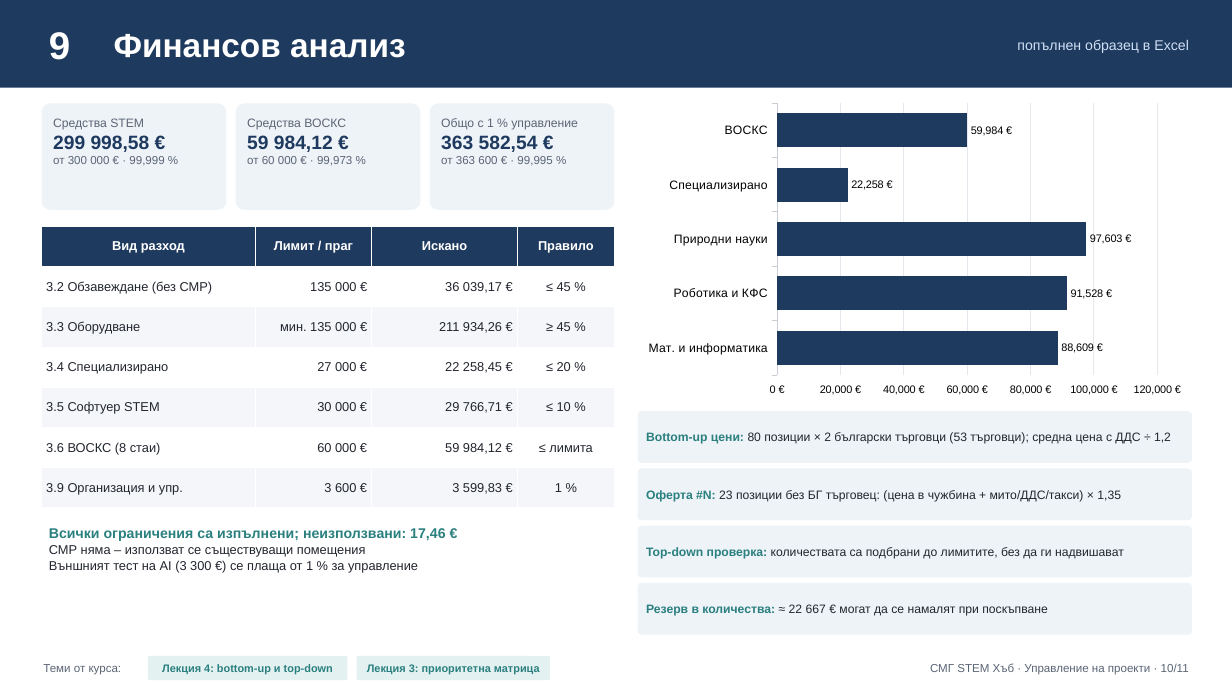
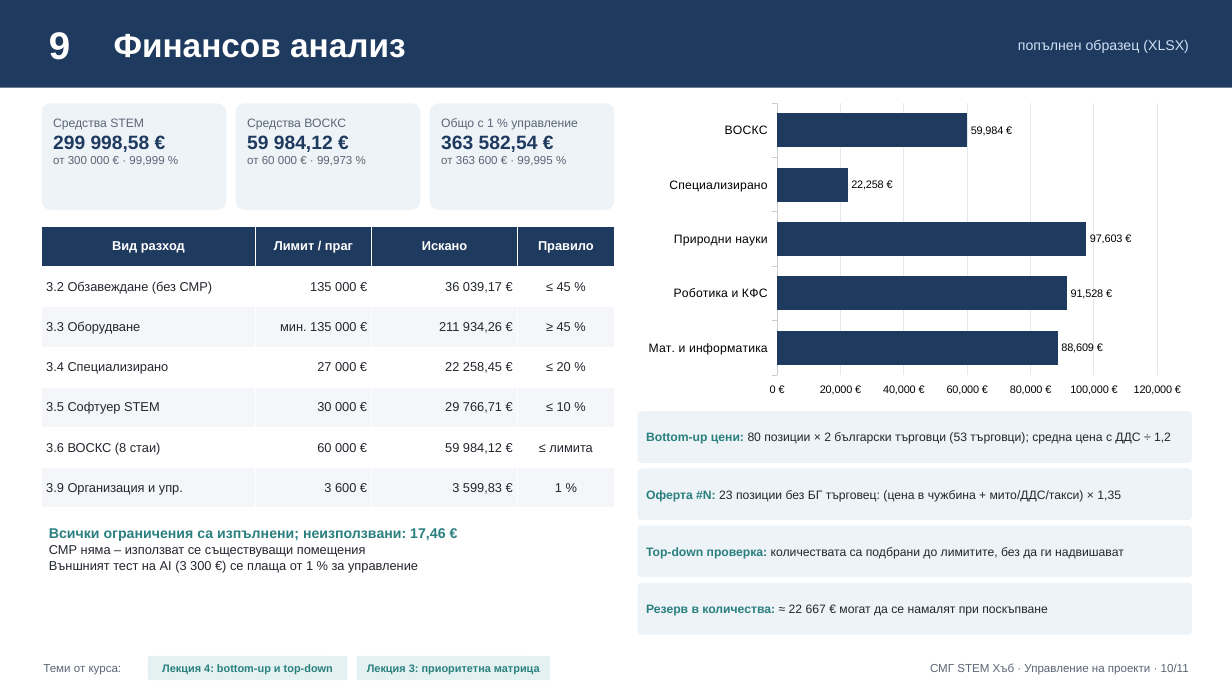
Before and after one commit to Alex-Tsvetanov/Project-Management, a slide deck: slide 10 of stem-project/solution/stem-presentation.pptx. Drawn at 1232x693 pixels with LibreOffice and Linux fonts; fonts in the diff are those of the drawing. Boxes give left, top, right and bottom in pixels: in the first picture for what was removed or moved away, otherwise in the second. Text is boxed around its words. In the diff, an @@ line names an element or a change of style, - is before the commit and + after.

```diff
--- a/stem-project/solution/stem-presentation.pptx
+++ b/stem-project/solution/stem-presentation.pptx
@@ text at [1018,40,1189,53]: text changed @@
-попълнен образец в Excel
+попълнен образец (XLSX)
```
Also in this commit, not shown: 6 other slides changed, 4 other files.
